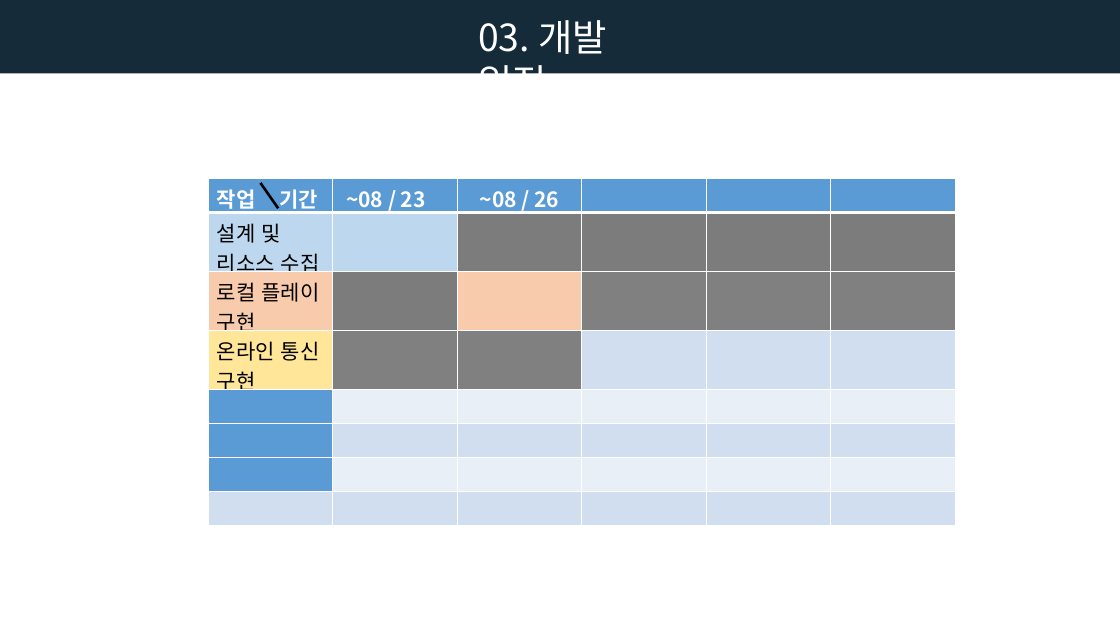
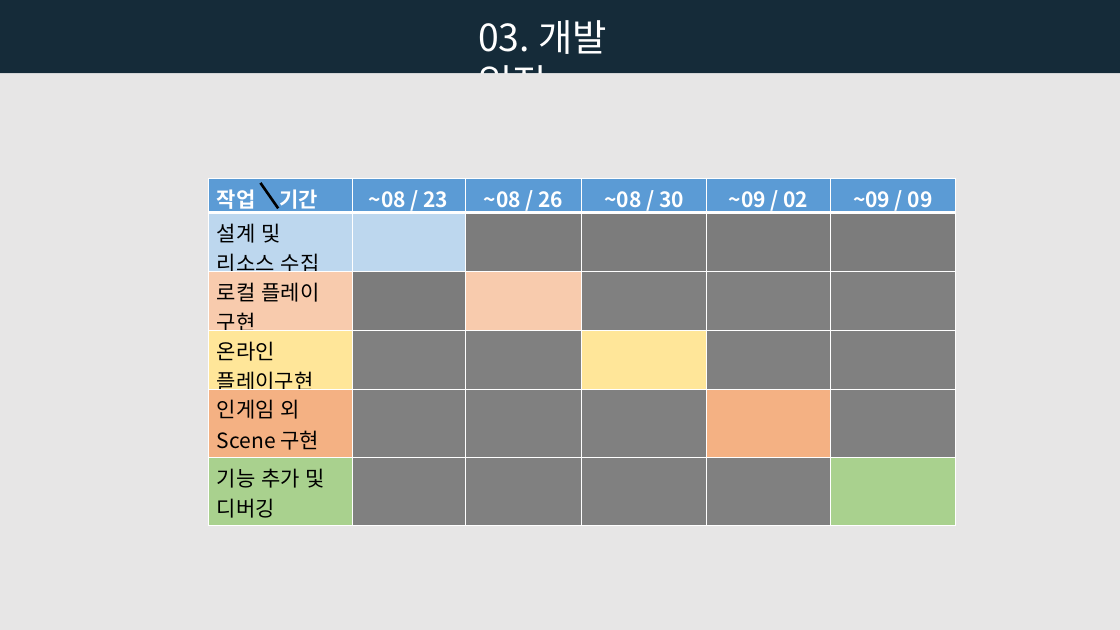
Before and after one commit to wnddpd01/InhaStudy, a slide deck: slide 5 of Document/CatWantSushi/CatWantSushi.pptx. Drawn at 1120x630 pixels with LibreOffice and Linux fonts; fonts in the diff are those of the drawing. Boxes give left, top, right and bottom in pixels: in the first picture for what was removed or moved away, otherwise in the second. Text is boxed around its words. In the diff, an @@ line names an element or a change of style, - is before the commit and + after.

```diff
--- a/Document/CatWantSushi/CatWantSushi.pptx
+++ b/Document/CatWantSushi/CatWantSushi.pptx
@@ rectangle added at [0, 74, 1120, 630], fill #E7E6E6 @@
@@ table at [208, 179, 955, 526] @@
-row 1: 작업 기간 | ~08 / 23 | ~08 / 26 |  |  | 
+row 1: 작업 기간 | ~08 / 23 | ~08 / 26 | ~08 / 30 | ~09 / 02 | ~09 / 09
-row 4: 온라인 통신 구현 |  |  |  |  | 
-row 5:  |  |  |  |  | 
-row 6:  |  |  |  |  | 
-row 7:  |  |  |  |  | 
-row 8:  |  |  |  |  | 
+row 4: 온라인 플레이구현 |  |  |  |  | 
+row 5: 인게임 외 Scene 구현 |  |  |  |  | 
+row 6: 기능 추가 및 / 디버깅 |  |  |  |  | 
```
Also in this commit, not shown: 1 other slide changed, 3 slides removed, 14 other files.
